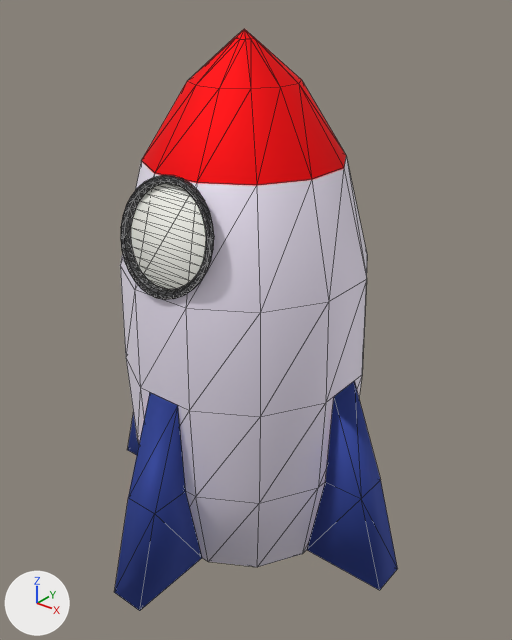
Before and after pictures for a commit that changed the glTF model resources/models/spaceship.gltf.
Rendered twice from a camera (50 mm lens) standing at (7.84, -9.5, 10.87) and looking at (0.18, 0.07, 4.94). Lighting does not change. The marker at lower left points along +X, +Y and +Z. Mesh edges are drawn as thin lines. Where no turn or scale is listed for an object, it has been applied to the vertices. Vertices at the same position are counted once.

Before the edit, the objects in view are built like this:
```python
mat_diffuse = principled_material('Diffuse')
mat_diffuse.texture = img_wing_diffuse
mat_diffuse.metallic = 0.755
mat_diffuse.roughness = 0.782
mat_material = principled_material('Material')
mat_material.texture = img_untitled
mat_material.roughness = 0.427
mat_spaceship_body = principled_material('spaceship_body')
mat_spaceship_body.texture = img_spaceship_body
mat_spaceship_body.metallic = 0.755
mat_spaceship_body.roughness = 0.782
me_circle = bpy.data.meshes.new('Circle')
me_circle.from_pydata(...)  # 128 vertices, 286 faces; spans x -0.97..0.97, y -0.34..0.23, z -0.94..0.94
me_circle.materials.append(mat_material)  # picture img_untitled
me_circle_001 = bpy.data.meshes.new('Circle.001')
me_circle_001.from_pydata(...)  # 110 vertices, 216 faces; spans x -1.19..1.19, y -1.19..1.19, z 0.01..5.32
me_circle_001.materials.append(mat_spaceship_body)  # picture img_spaceship_body
me_plane = bpy.data.meshes.new('Plane')
me_plane.from_pydata(...)  # 40 vertices, 64 faces; spans x -3.52..3.52, y -3.52..3.52, z 0.44..4.24
me_plane.materials.append(mat_diffuse)  # picture img_wing_diffuse
ob_body = bpy.data.objects.new('body', me_circle_001)
ob_body.location = (0.0, 0.0, 0.0)
ob_body.scale = (1.9, 1.9, 1.9)
ob_circle = bpy.data.objects.new('Circle', me_circle)
ob_circle.location = (0.01, -1.97, 7.13)
ob_wing = bpy.data.objects.new('wing', me_plane)
ob_wing.location = (0.0, 0.0, 0.0)
```
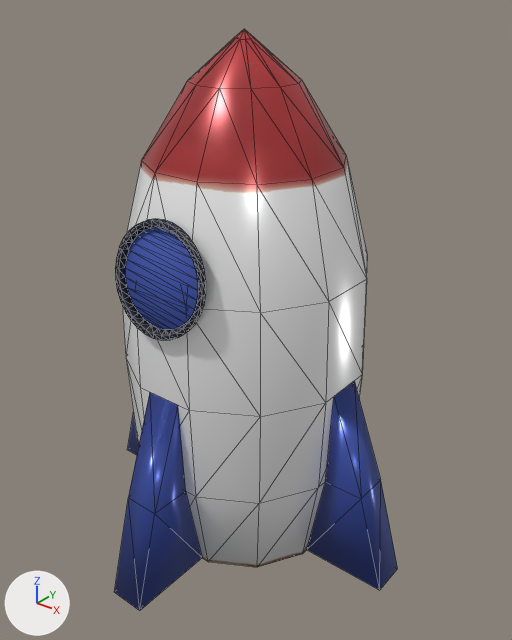
The newer file is also turned or shifted as a whole; pictures and numbers use the older file's frame.

Changed parts and their boxes (x1, y1, x2, y2) in the pictures (512 x 640 px):
'body', surface changed
    both: (120, 29, 367, 567)
'wing', surface changed
    both: (114, 381, 397, 611)
'Circle', recoloured, reshaped (grey to blue)
    before: (121, 175, 214, 300)
    after: (115, 219, 206, 340)

Edits to the bpy script that builds the scene:
```text
Add img_spaceshipbody_sofia:
    img_spaceshipbody_sofia = load_image('spaceshipbody-sofia', '_unpacked/spaceshipbody-sofia', 1024, 1024, 'sRGB')
Change mat_spaceship_body:
    mat_spaceship_body.texture: img_spaceship_body -> img_spaceshipbody_sofia
    mat_spaceship_body.metallic: 0.755 -> 0.327
    mat_spaceship_body.roughness: 0.782 -> 0.282
Change mat_material:
    where n0 = _N.new('ShaderNodeBsdfPrincipled'); n0.name = 'Principled BSDF'
    n0.inputs[2].default_value: 0.427 -> 0.773  # 'Roughness'
    add n3 = _N.new('ShaderNodeMix'); n3.name = 'Mix'
    add n3.data_type = 'RGBA'
    add n3.blend_type = 'MULTIPLY'
    add n3.inputs[0].default_value = 1.0  # 'Factor'
    add n3.inputs[7].default_value = (0.0467, 0.0887, 0.456, 1.0)  # 'B', blue #3d54b4
    where n2 = _N.new('ShaderNodeTexImage'); n2.name = 'Image Texture'
    remove _L.new(n2.outputs[0], n0.inputs[0])  # 'Color' to 'Base Color'
    add _L.new(n3.outputs[2], n0.inputs[0])  # 'Result' to 'Base Color'
    add _L.new(n2.outputs[0], n3.inputs[6])  # 'Color' to 'A'
Change mat_diffuse:
    mat_diffuse.roughness: 0.782 -> 0.282
Change me_circle:
    used by ob_circle; location = (0.01, -1.97, 7.13)
    remove me_circle.from_pydata(...)  # 128 vertices, 286 faces; spans x -0.97..0.97, y -0.34..0.23, z -0.94..0.94
    add me_circle.from_pydata(...)  # 128 vertices, 286 faces; spans x -0.97..0.97, y -0.47..-0.04, z -1.63..0.29
    me_circle part 1: 128 vertices removed from x -0.97..0.97, y -0.34..0.23, z -0.94..0.94; 128 vertices added at x -0.97..0.97, y -0.47..-0.04, z -1.63..0.29
```
